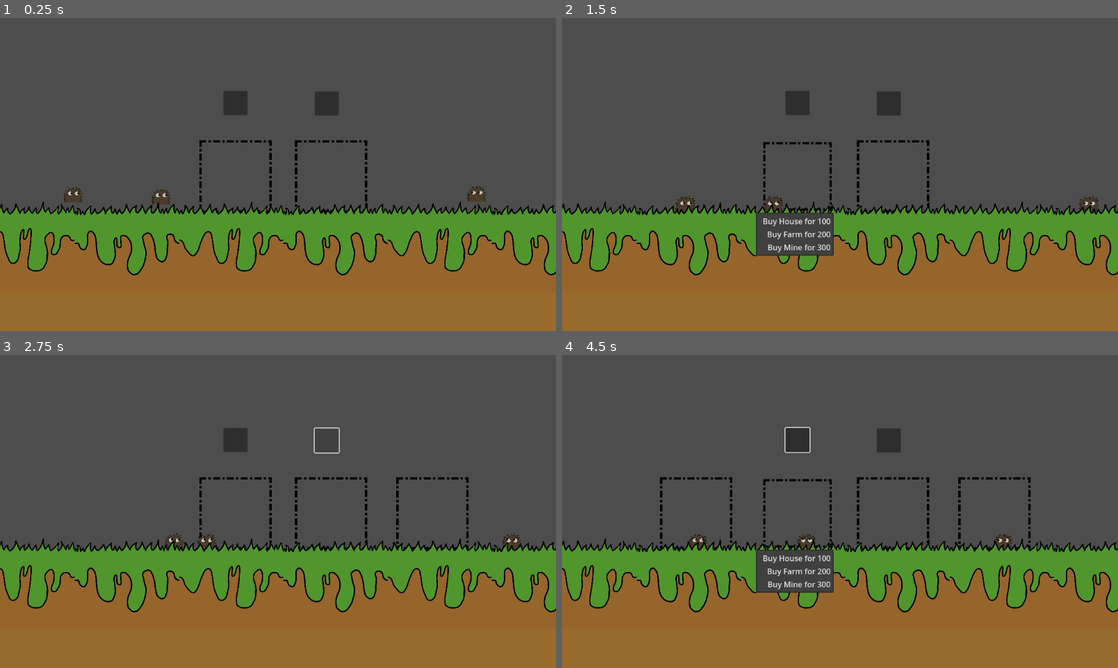
Above: before the commit, frames 1-4 (two rows, left to right).
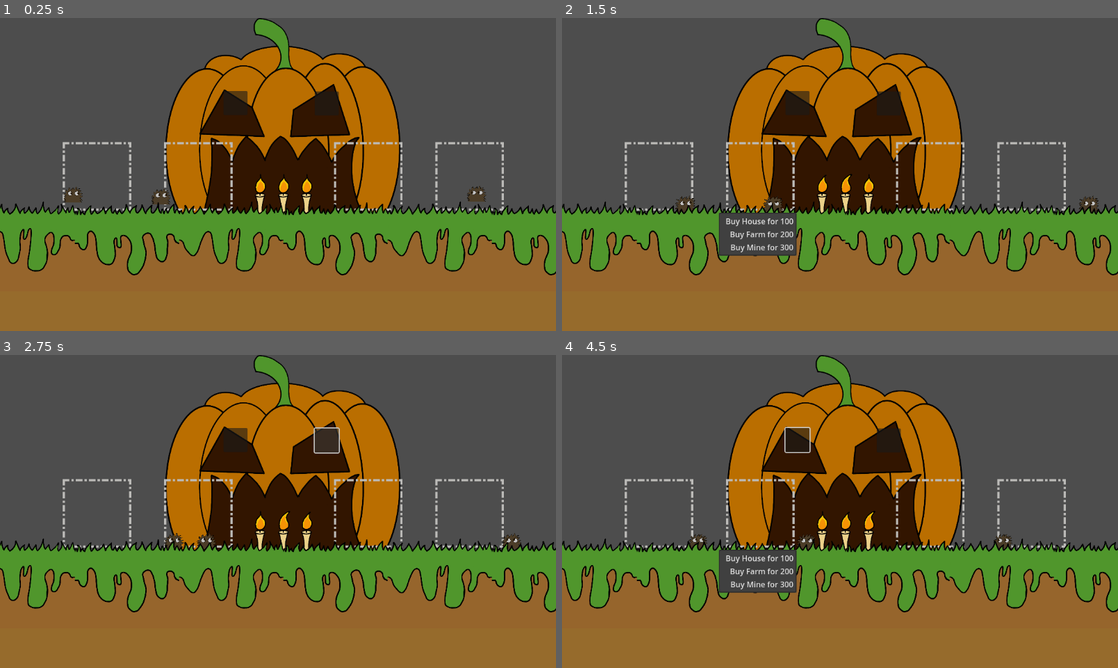
Above: after the commit, the same moments.

Repository: AncientEntity/LD56
Game: Godot game, scene res://Scenes/game_scene.tscn
Same seed, same stepped clock (60 frames per second), same inputs: the game is played once before the commit and once after it.
Inputs (mouse positions are in pixels of both pictures, inside the frame that each line leads up to; where the layout moved, square brackets give the same spot in the first picture):
- Up to frame 1 (0.25 s): no input
- Up to frame 2 (1.5 s): click (895, 177) at 0.52 s; click (762, 177) [795, 177] at 1.25 s
- Up to frame 3 (2.75 s): click (328, 439) at 2 s
- Up to frame 4 (4.5 s): click (795, 439) at 2.75 s; click (895, 514) at 3.52 s; click (762, 514) [795, 514] at 4.25 s

The runs differ from the first frame. In frame 1, 20% of the frame differs, in the area x 11-91%, y 0-63%; in frame 2, 22%; in frame 3, 20%; in frame 4, 23%, in the area x 11-91%, y 0-76%.

Commit message:
pumpkin :)

Diff:
--- /dev/null
+++ b/Scenes/Pumpkin.tscn
@@ -0,0 +1,184 @@
+[gd_scene load_steps=9 format=3 uid="uid://drhmty32g8h14"]
+
+[ext_resource type="Texture2D" uid="uid://cm34736khiacn" path="res://Assets/groundTiles/Pumpkin.png" id="1_hauf0"]
+[ext_resource type="Texture2D" uid="uid://rm6xofcxhjsw" path="res://Assets/candleAssets/candle.png" id="2_qdwyv"]
+[ext_resource type="Texture2D" uid="uid://dpnvoptnhhj5y" path="res://Assets/candleAssets/flame2.png" id="3_11p3p"]
+[ext_resource type="Texture2D" uid="uid://cksm1ekr5nj46" path="res://Assets/candleAssets/flame1.png" id="4_dua28"]
+[ext_resource type="Texture2D" uid="uid://dsbalgvfl6yso" path="res://Assets/candleAssets/flame3.png" id="5_g202a"]
+[ext_resource type="Texture2D" uid="uid://bbarablqt6ju4" path="res://Assets/candleAssets/flame4.png" id="6_6lmxt"]
+[ext_resource type="Texture2D" uid="uid://b3ieqfse4cqy3" path="res://Assets/candleAssets/flame5.png" id="7_kwnbq"]
+
+[sub_resource type="SpriteFrames" id="SpriteFrames_tfydl"]
+animations = [{
+"frames": [{
+"duration": 1.0,
+"texture": ExtResource("3_11p3p")
+}, {
+"duration": 1.0,
+"texture": ExtResource("4_dua28")
+}, {
+"duration": 5.0,
+"texture": ExtResource("5_g202a")
+}, {
+"duration": 1.0,
+"texture": ExtResource("6_6lmxt")
+}, {
+"duration": 1.0,
+"texture": ExtResource("7_kwnbq")
+}, {
+"duration": 2.0,
+"texture": ExtResource("6_6lmxt")
+}, {
+"duration": 1.0,
+"texture": ExtResource("3_11p3p")
+}, {
+"duration": 1.0,
+"texture": ExtResource("4_dua28")
+}, {
+"duration": 2.0,
+"texture": ExtResource("5_g202a")
+}, {
+"duration": 1.0,
+"texture": ExtResource("6_6lmxt")
+}, {
+"duration": 1.0,
+"texture": ExtResource("7_kwnbq")
+}, {
+"duration": 2.0,
+"texture": ExtResource("6_6lmxt")
+}, {
+"duration": 2.0,
+"texture": ExtResource("5_g202a")
+}, {
+"duration": 1.0,
+"texture": ExtResource("7_kwnbq")
+}, {
+"duration": 1.0,
+"texture": ExtResource("5_g202a")
+}],
+"loop": true,
+"name": &"fire1",
+"speed": 10.0
+}, {
+"frames": [{
+"duration": 1.0,
+"texture": ExtResource("3_11p3p")
+}, {
+"duration": 1.0,
+"texture": ExtResource("4_dua28")
+}, {
+"duration": 2.0,
+"texture": ExtResource("5_g202a")
+}, {
+"duration": 1.0,
+"texture": ExtResource("6_6lmxt")
+}, {
+"duration": 1.0,
+"texture": ExtResource("7_kwnbq")
+}, {
+"duration": 2.0,
+"texture": ExtResource("6_6lmxt")
+}, {
+"duration": 2.0,
+"texture": ExtResource("5_g202a")
+}, {
+"duration": 1.0,
+"texture": ExtResource("7_kwnbq")
+}, {
+"duration": 1.0,
+"texture": ExtResource("5_g202a")
+}],
+"loop": true,
+"name": &"fire2",
+"speed": 15.0
+}, {
+"frames": [{
+"duration": 5.0,
+"texture": ExtResource("5_g202a")
+}, {
+"duration": 1.0,
+"texture": ExtResource("6_6lmxt")
+}, {
+"duration": 1.0,
+"texture": ExtResource("7_kwnbq")
+}, {
+"duration": 2.0,
+"texture": ExtResource("6_6lmxt")
+}, {
+"duration": 1.0,
+"texture": ExtResource("3_11p3p")
+}, {
+"duration": 1.0,
+"texture": ExtResource("4_dua28")
+}, {
+"duration": 2.0,
+"texture": ExtResource("5_g202a")
+}, {
+"duration": 1.0,
+"texture": ExtResource("6_6lmxt")
+}, {
+"duration": 1.0,
+"texture": ExtResource("7_kwnbq")
+}, {
+"duration": 2.0,
+"texture": ExtResource("6_6lmxt")
+}, {
+"duration": 2.0,
+"texture": ExtResource("5_g202a")
+}, {
+"duration": 1.0,
+"texture": ExtResource("7_kwnbq")
+}, {
+"duration": 1.0,
+"texture": ExtResource("5_g202a")
+}],
+"loop": true,
+"name": &"fire3",
+"speed": 17.0
+}]
+
+[node name="Pumpkin" type="Sprite2D"]
+position = Vector2(-7.62939e-06, 2)
+scale = Vector2(0.532407, 0.532407)
+texture = ExtResource("1_hauf0")
+
+[node name="Candle" type="Sprite2D" parent="."]
+position = Vector2(-90.6667, 290.222)
+scale = Vector2(1.1358, 1.3251)
+texture = ExtResource("2_qdwyv")
+
+[node name="AnimatedSprite2D" type="AnimatedSprite2D" parent="Candle"]
+position = Vector2(1, -8)
+sprite_frames = SubResource("SpriteFrames_tfydl")
+animation = &"fire2"
+autoplay = "fire1"
+
+[node name="Candle2" type="Sprite2D" parent="."]
+position = Vector2(0, 290.222)
+scale = Vector2(1.1358, 1.3251)
+texture = ExtResource("2_qdwyv")
+
+[node name="AnimatedSprite2D" type="AnimatedSprite2D" parent="Candle2"]
+position = Vector2(1, -8)
+sprite_frames = SubResource("SpriteFrames_tfydl")
+animation = &"fire2"
+autoplay = "fire2"
+
+[node name="Candle3" type="Sprite2D" parent="."]
+position = Vector2(90, 290.222)
+scale = Vector2(1.1358, 1.3251)
+texture = ExtResource("2_qdwyv")
+
+[node name="AnimatedSprite2D" type="AnimatedSprite2D" parent="Candle3"]
+position = Vector2(1, -8)
+sprite_frames = SubResource("SpriteFrames_tfydl")
+animation = &"fire3"
+autoplay = "fire3"
+
+[node name="ColorRect" type="ColorRect" parent="."]
+z_index = -1
+offset_left = -346.667
+offset_top = -77.3333
+offset_right = 344.333
+offset_bottom = 430.667
+color = Color(0.197744, 0.0836477, 0, 1)
--- a/Scenes/game_scene.tscn
+++ b/Scenes/game_scene.tscn
@@ -1,10 +1,11 @@
-[gd_scene load_steps=8 format=4 uid="uid://c86371r6f6oh3"]
+[gd_scene load_steps=9 format=4 uid="uid://c86371r6f6oh3"]
 
 [ext_resource type="Script" path="res://Scripts/gameManager.gd" id="1_gtn57"]
 [ext_resource type="PackedScene" uid="uid://c85brqjbs6xhp" path="res://Scenes/camera_2d.tscn" id="2_x5va0"]
 [ext_resource type="TileSet" uid="uid://46uh3g7vby3q" path="res://Assets/groundTiles/groundtileset.tres" id="4_5ifgc"]
 [ext_resource type="PackedScene" uid="uid://dnkr0qercn1qi" path="res://Scenes/shop_grid.tscn" id="4_hxhm7"]
 [ext_resource type="PackedScene" path="res://Scenes/little_guy.tscn" id="4_xx35y"]
+[ext_resource type="PackedScene" uid="uid://drhmty32g8h14" path="res://Scenes/Pumpkin.tscn" id="6_x6mbr"]
 
 [sub_resource type="WorldBoundaryShape2D" id="WorldBoundaryShape2D_mxl2y"]
 
@@ -13,6 +14,10 @@
 
 [node name="GameScene" type="Node2D"]
 script = ExtResource("1_gtn57")
+
+[node name="Pumpkin" parent="." instance=ExtResource("6_x6mbr")]
+z_index = -1
+position = Vector2(3, -175)
 
 [node name="Camera2D" parent="." instance=ExtResource("2_x5va0")]
 position = Vector2(-11, -26)
--- a/Scenes/shop_grid.tscn
+++ b/Scenes/shop_grid.tscn
@@ -15,9 +15,9 @@
 custom_minimum_size = Vector2(100, 100)
 layout_direction = 2
 layout_mode = 0
-offset_left = -146.0
+offset_left = -69.0
 offset_top = 3.0
-offset_right = 514.0
+offset_right = 591.0
 offset_bottom = 153.0
 theme_override_constants/h_separation = 60
 columns = 1024
@@ -29,9 +29,9 @@
 custom_minimum_size = Vector2(100, 100)
 layout_direction = 3
 layout_mode = 0
-offset_left = 194.0
+offset_left = 271.0
 offset_top = 3.0
-offset_right = 854.0
+offset_right = 931.0
 offset_bottom = 153.0
 theme_override_constants/h_separation = 60
 columns = 1024
--- a/Scenes/tile_shop.tscn
+++ b/Scenes/tile_shop.tscn
@@ -1,24 +1,13 @@
-[gd_scene load_steps=6 format=3 uid="uid://5oos01fy60ou"]
+[gd_scene load_steps=3 format=3 uid="uid://5oos01fy60ou"]
 
 [ext_resource type="Texture2D" uid="uid://qsbn5hsx1ae1" path="res://Assets/TempAssets/DashedShop.png" id="1_s8lq4"]
 [ext_resource type="Script" path="res://Scripts/shop_menu.gd" id="2_edrwi"]
 
-[sub_resource type="StyleBoxEmpty" id="StyleBoxEmpty_ppcec"]
-
-[sub_resource type="StyleBoxTexture" id="StyleBoxTexture_5gftr"]
-texture = ExtResource("1_s8lq4")
-
-[sub_resource type="StyleBoxEmpty" id="StyleBoxEmpty_uu3pj"]
-
 [node name="tile_shop" type="MenuButton"]
+z_index = 5
 custom_minimum_size = Vector2(150, 150)
-offset_left = -8.0
-offset_top = -8.0
-offset_right = 8.0
-offset_bottom = 8.0
-theme_override_styles/focus = SubResource("StyleBoxEmpty_ppcec")
-theme_override_styles/hover = SubResource("StyleBoxTexture_5gftr")
-theme_override_styles/normal = SubResource("StyleBoxEmpty_uu3pj")
+offset_right = 150.0
+offset_bottom = 150.0
 icon = ExtResource("1_s8lq4")
 expand_icon = true
 script = ExtResource("2_edrwi")
--- a/Scripts/shop_grid.gd
+++ b/Scripts/shop_grid.gd
@@ -15,7 +15,16 @@
 func _ready() -> void:
 	grids[1]["max"] = game_scene.max_right
 	grids[2]["max"] = game_scene.max_left
-	pass
+
+	#pre-loads max grid right away
+	while _can_develop(true):
+		grids[1]["placed"] += 1
+		var tile_asset = tile_shop_asset.instantiate()
+		self.grid_right.add_child(tile_asset)
+	while _can_develop(false):
+		grids[2]["placed"] += 1
+		var tile_asset = tile_shop_asset.instantiate()
+		self.grid_left.add_child(tile_asset)
 
 func _update_grid(right: bool):
 	grids[1]["max"] = game_scene.max_right
@@ -34,9 +43,11 @@
 func _can_develop(right : bool):
 	if(grids[1]["max"] >= grids[1]["placed"]+1 && right):
 		if(grids[1]["max"] >= grids[1]["placed"]+1):
+			print("adding right")
 			return true
 	elif(!right):
 		if(grids[2]["max"] >= grids[2]["placed"]+1):
+			print("adding left")
 			return true
 	return false
 
Binary file changed: Assets/TempAssets/DashedShop.png
